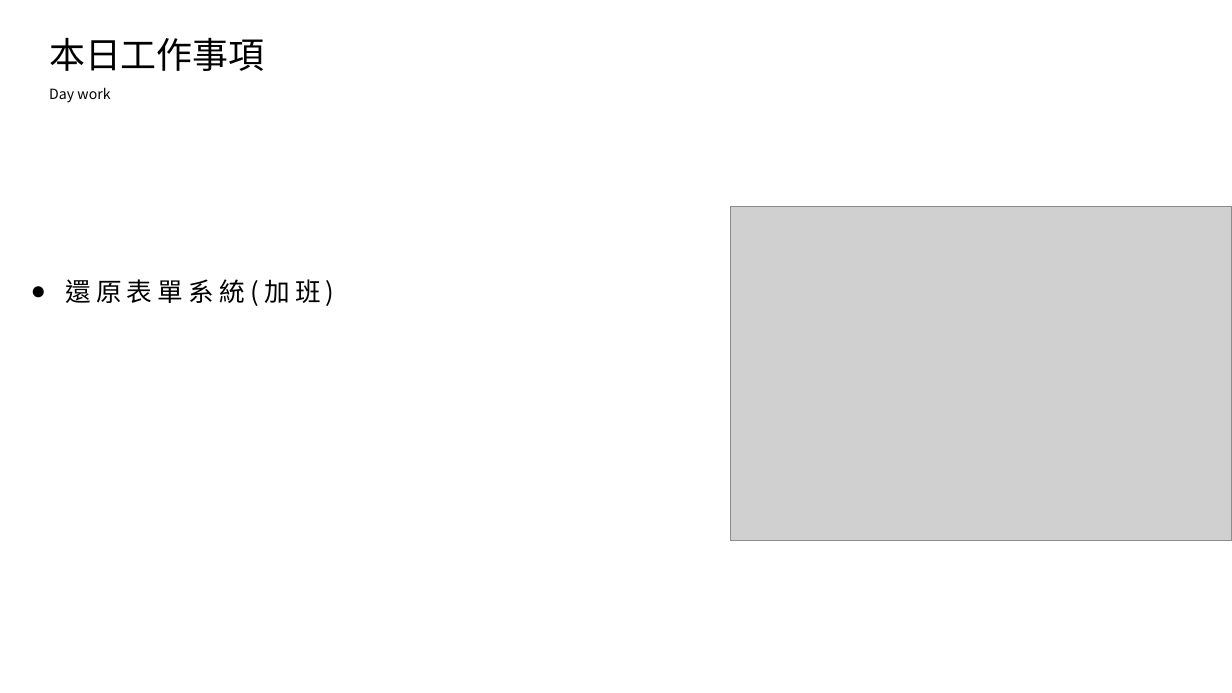
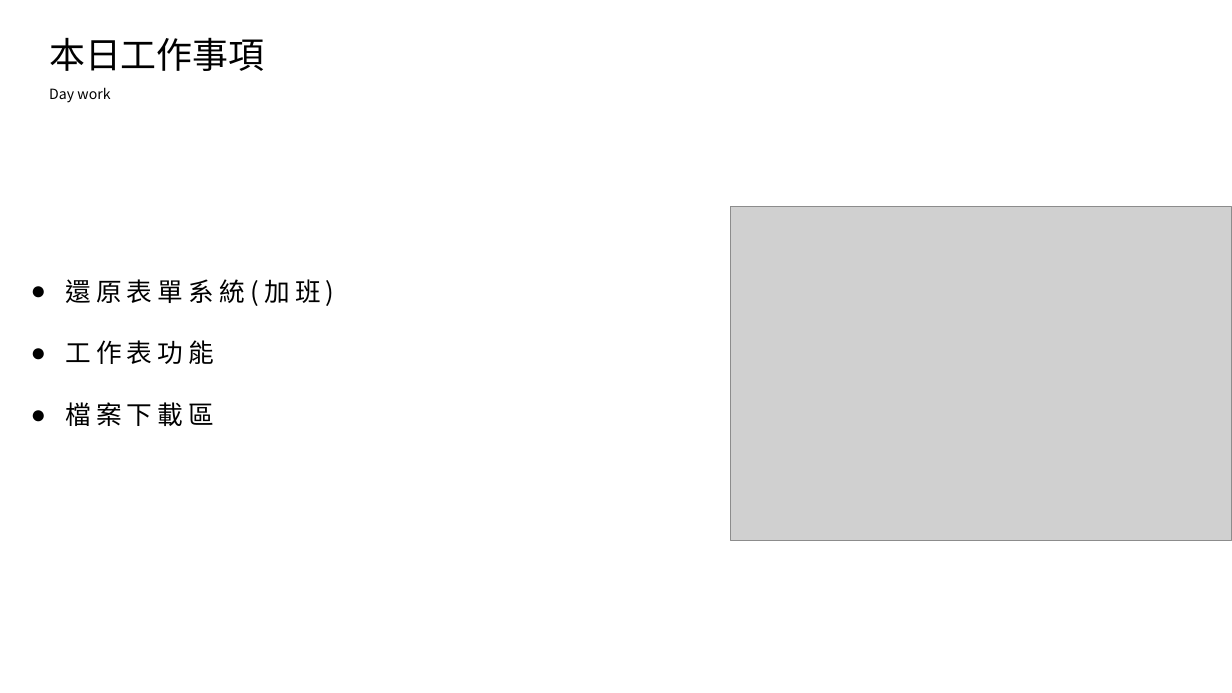
Before and after one commit to king637324/KnowledgeGreenhouseSystem, a slide deck: slide 2 of 工作日報_葉柏漢/2021.11/2021.11.18(加班)_2021.11.19工作日報_葉柏漢 - 複製.pptx. Drawn at 1232x693 pixels with LibreOffice and Linux fonts; fonts in the diff are those of the drawing; grey boxes stand for pictures. Boxes give left, top, right and bottom in pixels: in the first picture for what was removed or moved away, otherwise in the second. Text is boxed around its words. In the diff, an @@ line names an element or a change of style, - is before the commit and + after.

```diff
--- a/工作日報_葉柏漢/2021.11/2021.11.18(加班)_2021.11.19工作日報_葉柏漢 - 複製.pptx
+++ b/工作日報_葉柏漢/2021.11/2021.11.18(加班)_2021.11.19工作日報_葉柏漢 - 複製.pptx
@@ text at (x1=65, y1=340, x2=214, y2=426): paragraphs added @@
+● 工作表功能
+● 檔案下載區
```
Also in this commit, not shown: 2 slides added, 1 other file.
